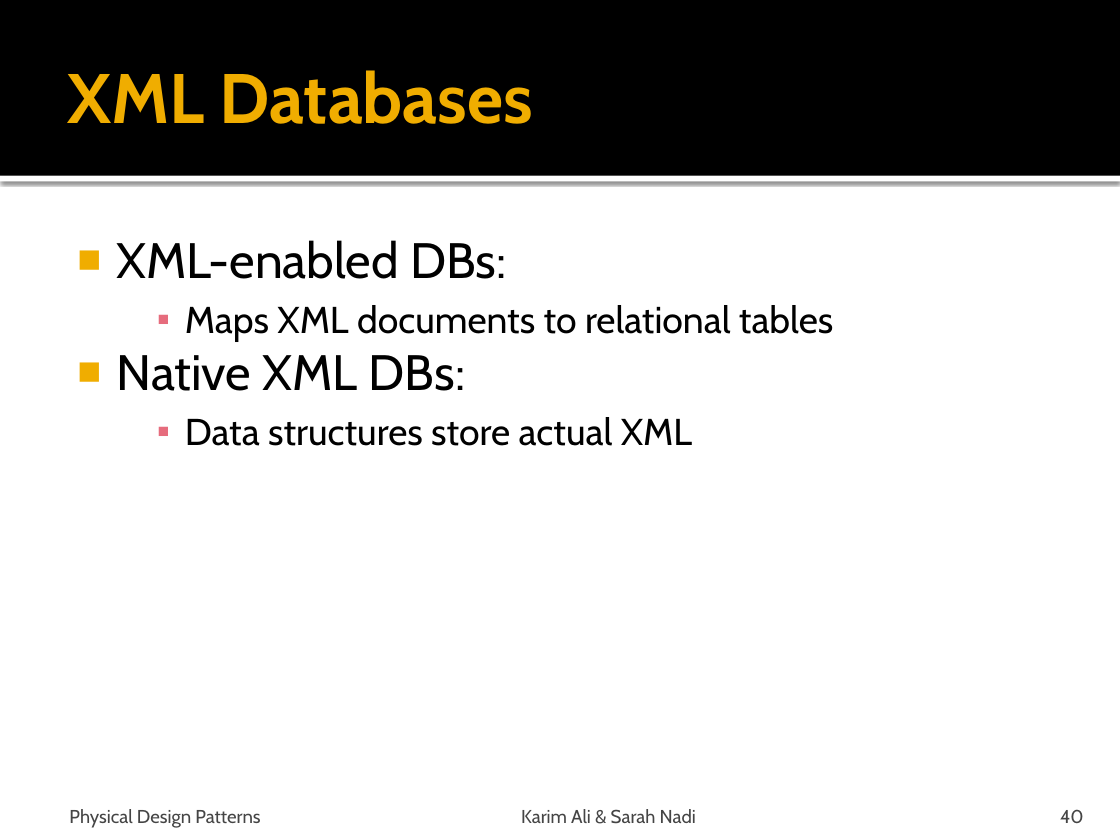
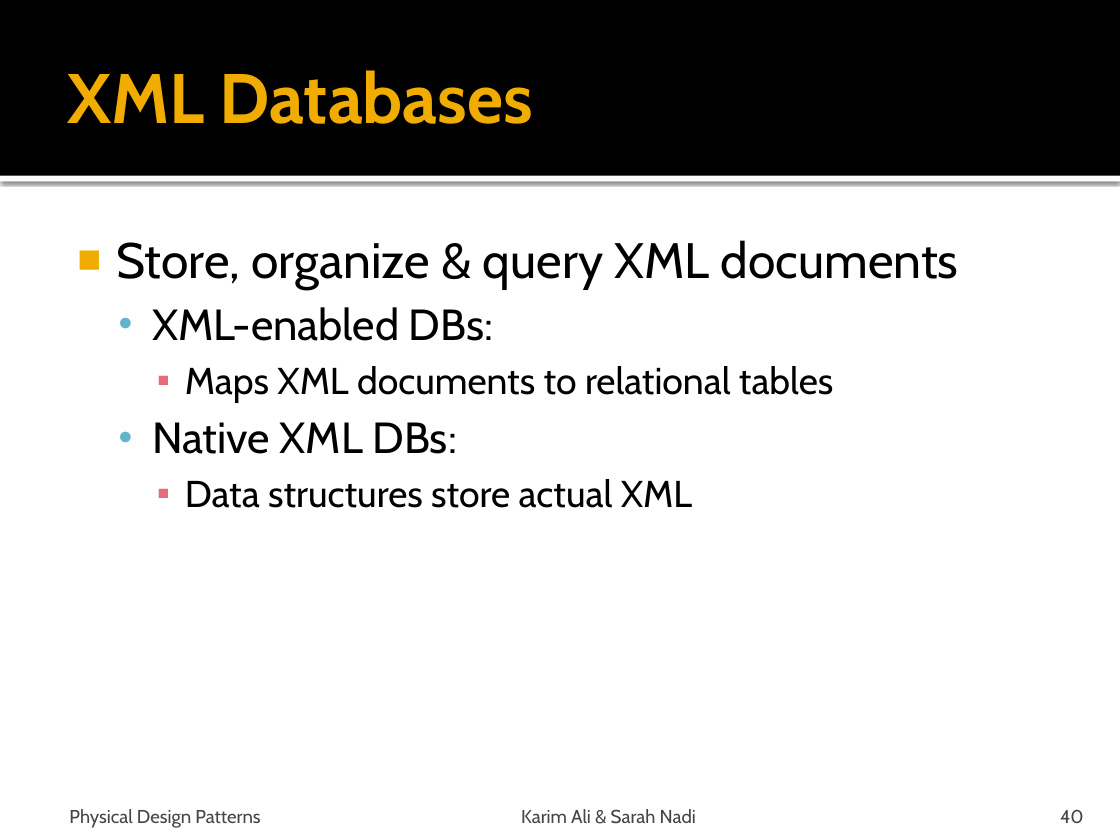
Before and after one commit to snadi/cs848-db, a slide deck: slide 40 of cs848-db/PhysDesignPres.pptx. Drawn at 1120x840 pixels with LibreOffice and Linux fonts; fonts in the diff are those of the drawing. Boxes give left, top, right and bottom in pixels: in the first picture for what was removed or moved away, otherwise in the second. Text is boxed around its words. In the diff, an @@ line names an element or a change of style, - is before the commit and + after.

```diff
--- a/cs848-db/PhysDesignPres.pptx
+++ b/cs848-db/PhysDesignPres.pptx
@@ text at (x1=116, y1=240, x2=959, y2=288): paragraph added @@
+■ Store, organize & query XML documents
@@ text at (x1=152, y1=307, x2=493, y2=454): size 32 to 28 pt in "XML-enabled DBs:", "Native XML DBs:"; bullet ■ to •; list level 1 to 2 in "XML-enabled DBs:"; bullet colour #F0AD00 to #60B5CC; list level 1 to 2 in "Native XML DBs:" @@
```
Also in this commit, not shown: 4 other slides changed, 1 slide added.
